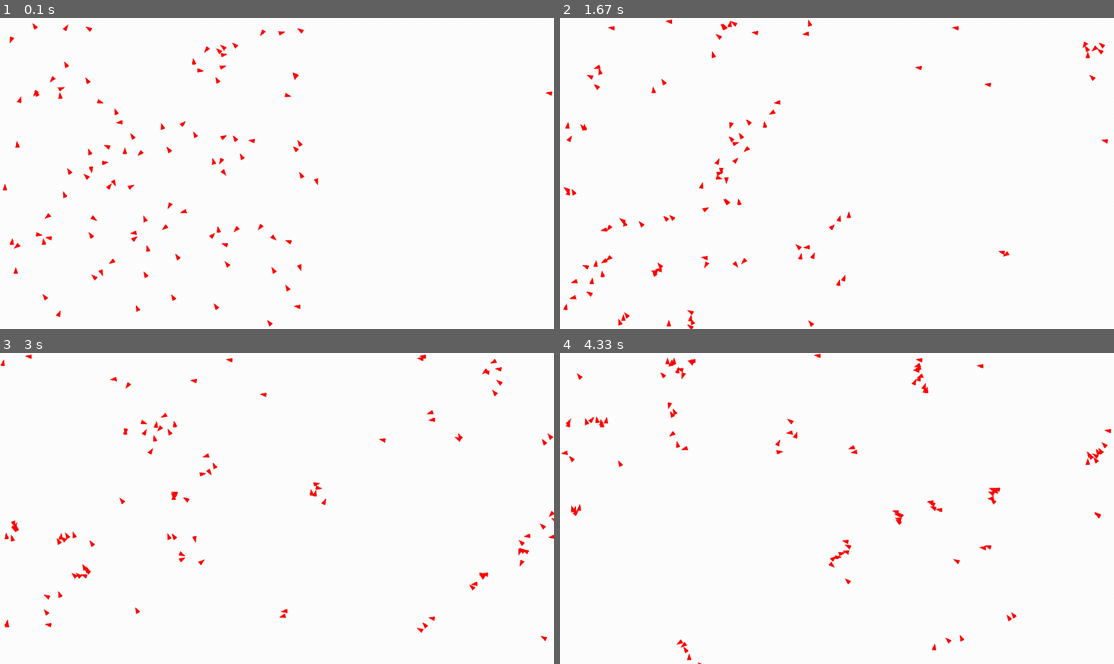
Above: before the commit, frames 1-4 (two rows, left to right).
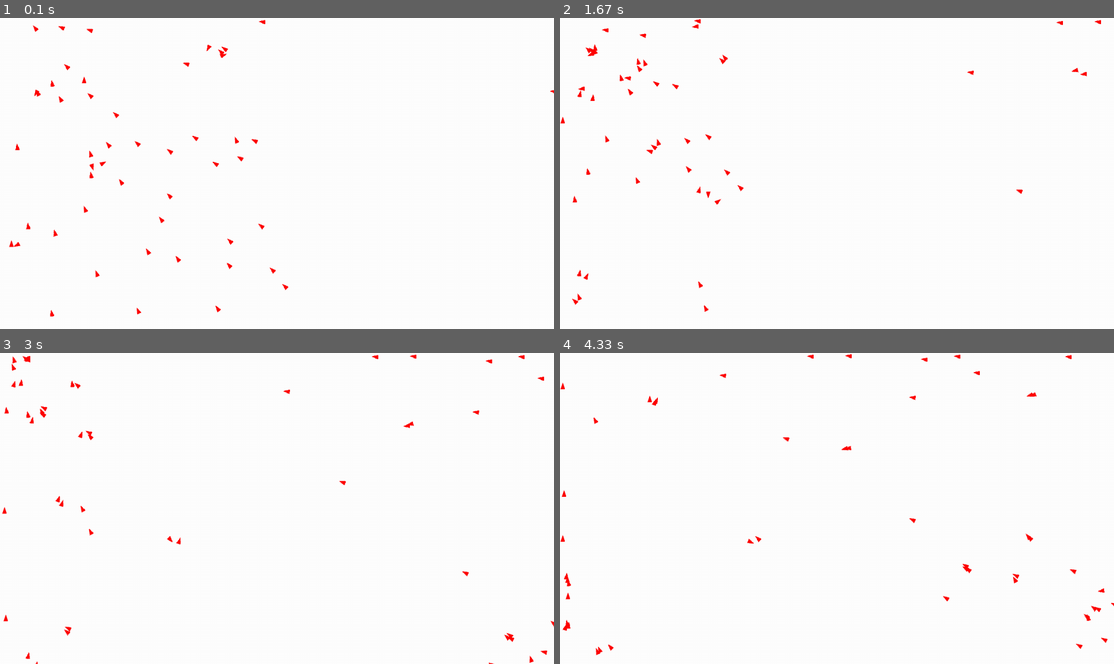
Above: after the commit, the same moments.

Repository: air4den/boids
Game: pygame game, started from main.py
Same seed, same stepped clock (60 frames per second), same inputs: the game is played once before the commit and once after it.
Inputs:
- Up to frame 1 (0.1 s): no input
- Up to frame 2 (1.67 s): no input
- Up to frame 3 (3 s): no input
- Up to frame 4 (4.33 s): no input

The runs differ from the first frame. In frame 1, 1.5% of the frame differs, in the area x 0-100%, y 0-100%; in frame 2, 1.8%, in the area x 0-99%, y 0-100%; in frame 3, 1.6%; in frame 4, 1.6%.

Commit message:
Added random noise, weighted avoidance.

Diff:
--- a/main.py
+++ b/main.py
@@ -6,16 +6,18 @@
 SCREEN_WIDTH = 720
 FRAMERATE = 24
 
-NUM_BOIDS = 100
-SPEED_INIT = 10
-SPEED_MAX = 12
-SPEED_MIN = 3
+NUM_BOIDS = 50
+SPEED_INIT = 7
+SPEED_MAX = 9
+SPEED_MIN = 2
 
-FACTOR_MATCHING_NEARBY_VEL = 0.05
+FACTOR_NOISE = 0.05
 FACTOR_CENTERING = 0.05
+FACTOR_MATCHING_NEARBY_VEL = 0.02
 FACTOR_AVOID = 0.15
-MIN_AVOID_DISTANCE = 10
-SIGHT_RANGE = 60
+MAX_AVOID_DISTANCE = 100
+MAX_CENTERING_DISTANCE = 40
+
 
 pygame.init()
 screen = pygame.display.set_mode((SCREEN_HEIGHT, SCREEN_WIDTH))
@@ -32,6 +34,7 @@
 pygame.draw.polygon(init_triangle, 'red', [[0,0], [15,5], [0,10]])     # initially points in direction (1,0)
 
 # TODO: obstacles
+# TODO: add random variation
 
 def init_boids():
     for i in range(NUM_BOIDS):
@@ -56,8 +59,9 @@
         v1adj = pygame.Vector2(v1.x, -v1.y)
         v2adj = pygame.Vector2(v2.x, -v2.y)
         v3adj = pygame.Vector2(v3.x, -v3.y)
+        v4adj = randomNoise()
 
-        b.vel += v1adj + v2adj + v3adj
+        b.vel += v1adj + v2adj + v3adj + v4adj
         limitVel(b)
         b.update_boid_heading()
         b.pos.x += b.vel.x
@@ -89,26 +93,32 @@
     for bd in boids:
         if (bd != b):
             dist = pygame.Vector2(b.pos - bd.pos)
-            if (abs(dist.length()) < SIGHT_RANGE):
+            if (abs(dist.magnitude()) < MAX_CENTERING_DISTANCE):
                 center += bd.pos
                 num_neighbors += 1
 
     if num_neighbors > 0:
         center = center / num_neighbors
 
+    # TODO Use num_neighbors to change boid color based on how many boids are in their flock
+
     return (center - b.pos) * FACTOR_CENTERING
 
 def avoidOtherBoids(b):
-
+    # TODO Change boid field of view to only 135° in front of boid
+    # TODO Boids cluster too close to other boids
     # Direction vector
     c = pygame.Vector2((0,0))
 
     # Turn in cumulative opposite direction of all other near boids
     for bd in boids:
         if (bd != b):
-            dist = pygame.Vector2(b.pos - bd.pos)
-            if (abs(dist.length()) < MIN_AVOID_DISTANCE):
-                c += -(b.pos - bd.pos)
+            distVec = pygame.Vector2(bd.pos - b.pos)    # vector from b to bd
+            dist = distVec.magnitude()                  # distance from b to other(bd)
+            if (dist > 0 and dist < MAX_AVOID_DISTANCE):
+                distNorm = distVec.normalize()
+                distNorm /= dist              # weight by the distance between points (closer==stronger)
+                c += -distVec
 
     return c * FACTOR_AVOID
 
@@ -135,7 +145,9 @@
         b.vel = (b.vel / b.vel.magnitude())  * SPEED_MIN
     return
 
-
+def randomNoise():
+    vector = pygame.Vector2(random.random()*2-1, random.random()*2-1)      # generates random x & y between [-1,1)
+    return vector * FACTOR_NOISE
 
 class Boid(pygame.sprite.Sprite):
     # TODO Fix negaive/positive y coordiates when calculating velocity
